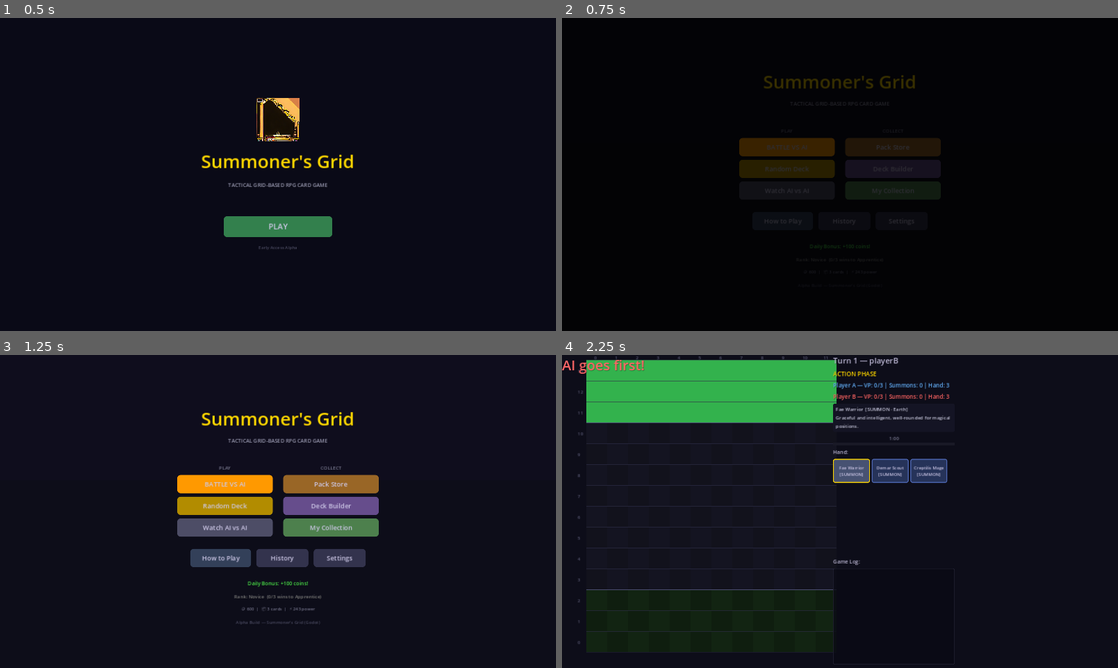
Above: before the commit, frames 1-4 (two rows, left to right).
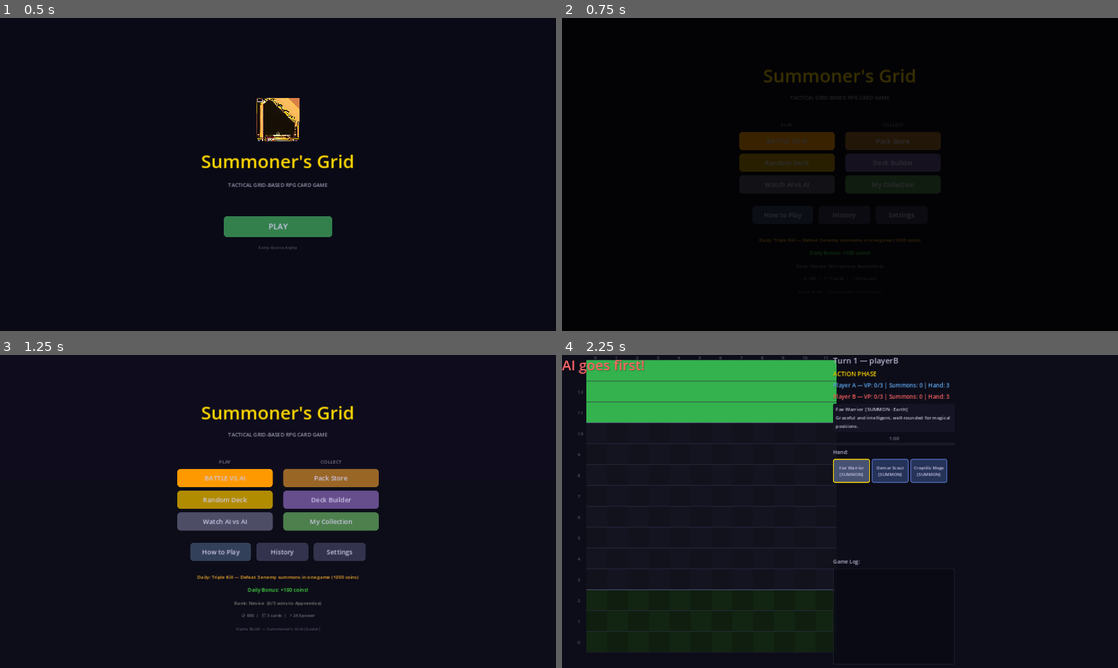
Above: after the commit, the same moments.

Repository: look-itsaxiom/summoners-grid
Game: Godot game, scene res://scenes/login.tscn
The game is run twice, just before and just after one commit, with the same random seed, the same clock (stepped at 60 frames per second) and the same inputs.
Inputs:
- Up to frame 1 (0.5 s): no input
- Up to frame 2 (0.75 s): click "PLAY" at 0.5 s
- Up to frame 3 (1.25 s): no input
- Up to frame 4 (2.25 s): click "Random Deck" at 1.25 s; click "Fae Warrior [SUMMON]" at 2 s

Frame 1 is identical in both runs. In frame 2, 3.1% of the frame differs, in the area x 31-69%, y 16-76%; in frame 3, 8.1%, in the area x 31-69%, y 16-89%; in frame 4, less than 0.1%.

Commit message:
feat: daily challenge system — rotating goals with bonus coin rewards
7 challenge types rotate daily (deterministic by date hash):
- Speed Run (win in 6 turns), Flawless (no summon losses),
  Underdog (win on Hard), Card Master (5+ action cards),
  Territory Control, Random Hero, Triple Kill

Each awards 150-300 bonus coins on completion. Shown on main menu
with name, description, and reward. Checked after each match.
Persisted to user://daily_challenge.json.

Co-Authored-By: Claude Opus 4.6 (1M context) <noreply@anthropic.com>

Diff:
--- a/godot/project.godot
+++ b/godot/project.godot
@@ -14,6 +14,8 @@
 config/icon="res://assets/icon.png"
 
 [autoload]
+
+DailyChallenge="*res://scripts/engine/daily_challenge.gd"
 
 Achievements="*res://scripts/engine/achievements.gd"
 
--- /dev/null
+++ b/godot/scripts/engine/daily_challenge.gd
@@ -0,0 +1,118 @@
+extends Node
+## Daily challenge system — a new challenge every day with bonus coin reward.
+## Autoload as "DailyChallenge".
+
+const SAVE_PATH := "user://daily_challenge.json"
+
+# Challenge templates
+const CHALLENGES := [
+	{ "id": "speed_run", "name": "Speed Run", "description": "Win a game in 6 turns or fewer", "reward": 200 },
+	{ "id": "flawless", "name": "Flawless", "description": "Win without losing any summons", "reward": 300 },
+	{ "id": "underdog", "name": "Underdog", "description": "Win on Hard difficulty", "reward": 250 },
+	{ "id": "card_master", "name": "Card Master", "description": "Play 5 or more action cards in one game", "reward": 150 },
+	{ "id": "territory", "name": "Territory Control", "description": "Win by territory VP (attack enemy territory)", "reward": 200 },
+	{ "id": "random_hero", "name": "Random Hero", "description": "Win a Random Deck game", "reward": 150 },
+	{ "id": "triple_kill", "name": "Triple Kill", "description": "Defeat 3 enemy summons in one game", "reward": 200 },
+]
+
+var today_challenge: Dictionary = {}
+var completed_today := false
+var _last_date: String = ""
+
+signal challenge_completed(challenge: Dictionary, reward: int)
+
+
+func _ready() -> void:
+	_load()
+	_refresh_challenge()
+
+
+func _refresh_challenge() -> void:
+	var today := Time.get_date_string_from_system()
+	if today != _last_date:
+		_last_date = today
+		completed_today = false
+		# Pick challenge based on day hash for consistency
+		var day_hash: int = today.hash()
+		var idx: int = absi(day_hash) % CHALLENGES.size()
+		today_challenge = CHALLENGES[idx].duplicate()
+		_save()
+
+
+func get_challenge() -> Dictionary:
+	_refresh_challenge()
+	return today_challenge
+
+
+func is_completed() -> bool:
+	_refresh_challenge()
+	return completed_today
+
+
+## Check if a match result satisfies today's challenge.
+func check_match(winner: String, turns: int, mode: String, summons_lost: int, cards_played: int, enemy_defeats: int, territory_vp: bool) -> bool:
+	if completed_today or today_challenge.is_empty():
+		return false
+	if winner != "playerA":
+		return false
+
+	var satisfied := false
+	var settings = get_node_or_null("/root/Settings")
+	var difficulty: int = settings.ai_difficulty if settings else 1
+
+	match today_challenge["id"]:
+		"speed_run":
+			satisfied = turns <= 6
+		"flawless":
+			satisfied = summons_lost == 0
+		"underdog":
+			satisfied = difficulty == 2
+		"card_master":
+			satisfied = cards_played >= 5
+		"territory":
+			satisfied = territory_vp
+		"random_hero":
+			satisfied = mode == "random"
+		"triple_kill":
+			satisfied = enemy_defeats >= 3
+
+	if satisfied:
+		completed_today = true
+		var reward: int = today_challenge.get("reward", 0)
+		var storage = get_node_or_null("/root/CardStorage")
+		if storage and reward > 0:
+			storage._coins += reward
+			storage._save()
+		challenge_completed.emit(today_challenge, reward)
+		_save()
+
+	return satisfied
+
+
+func _save() -> void:
+	var file := FileAccess.open(SAVE_PATH, FileAccess.WRITE)
+	if file:
+		file.store_string(JSON.stringify({
+			"date": _last_date,
+			"challenge_id": today_challenge.get("id", ""),
+			"completed": completed_today,
+		}, "\t"))
+		file.close()
+
+
+func _load() -> void:
+	if not FileAccess.file_exists(SAVE_PATH):
+		return
+	var file := FileAccess.open(SAVE_PATH, FileAccess.READ)
+	if file == null:
+		return
+	var parsed = JSON.parse_string(file.get_as_text())
+	file.close()
+	if parsed is Dictionary:
+		_last_date = parsed.get("date", "")
+		completed_today = parsed.get("completed", false)
+		var saved_id: String = parsed.get("challenge_id", "")
+		for c in CHALLENGES:
+			if c["id"] == saved_id:
+				today_challenge = c.duplicate()
+				break
--- a/godot/scripts/ui/game_screen.gd
+++ b/godot/scripts/ui/game_screen.gd
@@ -1023,6 +1023,26 @@
 			achievements.try_unlock("deck_master")
 		achievements.check_all()
 
+	# Check daily challenge
+	if not _gm.spectator_mode:
+		var daily = get_node_or_null("/root/DailyChallenge")
+		if daily:
+			var defeats := 0
+			var cards_played := 0
+			var territory_vp := false
+			var summons_lost := 0
+			for entry in _gm.game_log:
+				var msg: String = entry.get("message", "")
+				if "defeated" in msg and entry.get("player", "") == "playerB":
+					defeats += 1
+				if "defeated" in msg and entry.get("player", "") == "playerA":
+					summons_lost += 1
+				if msg.begins_with("Played "):
+					cards_played += 1
+				if "territory" in msg.to_lower() and "VP" in msg:
+					territory_vp = true
+			daily.check_match(winner_id, _gm.turn_number, mode, summons_lost, cards_played, defeats, territory_vp)
+
 	var storage = get_node_or_null("/root/CardStorage")
 	var _ranked_up := false
 	var _new_rank_name := ""
--- a/godot/scripts/ui/main_menu_screen.gd
+++ b/godot/scripts/ui/main_menu_screen.gd
@@ -127,6 +127,22 @@
 	var spacer3 := Control.new()
 	spacer3.custom_minimum_size.y = 4
 	center.add_child(spacer3)
+
+	# Daily challenge
+	var daily = get_node_or_null("/root/DailyChallenge")
+	if daily:
+		var challenge: Dictionary = daily.get_challenge()
+		if not challenge.is_empty():
+			var dc_label := Label.new()
+			if daily.is_completed():
+				dc_label.text = "Daily Challenge Complete!"
+				dc_label.add_theme_color_override("font_color", Color(0.3, 0.9, 0.3))
+			else:
+				dc_label.text = "Daily: %s — %s (+%d coins)" % [challenge["name"], challenge["description"], challenge["reward"]]
+				dc_label.add_theme_color_override("font_color", Color(1.0, 0.7, 0.2))
+			dc_label.add_theme_font_size_override("font_size", 11)
+			dc_label.horizontal_alignment = HORIZONTAL_ALIGNMENT_CENTER
+			center.add_child(dc_label)
 
 	# Daily bonus notification
 	var storage = get_node_or_null("/root/CardStorage")
